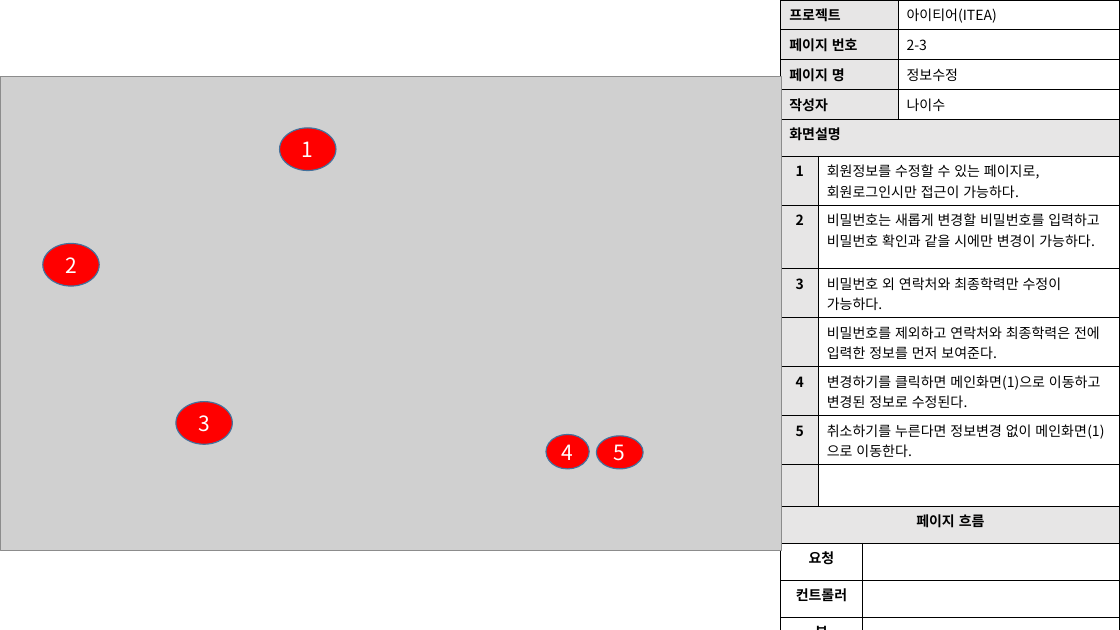
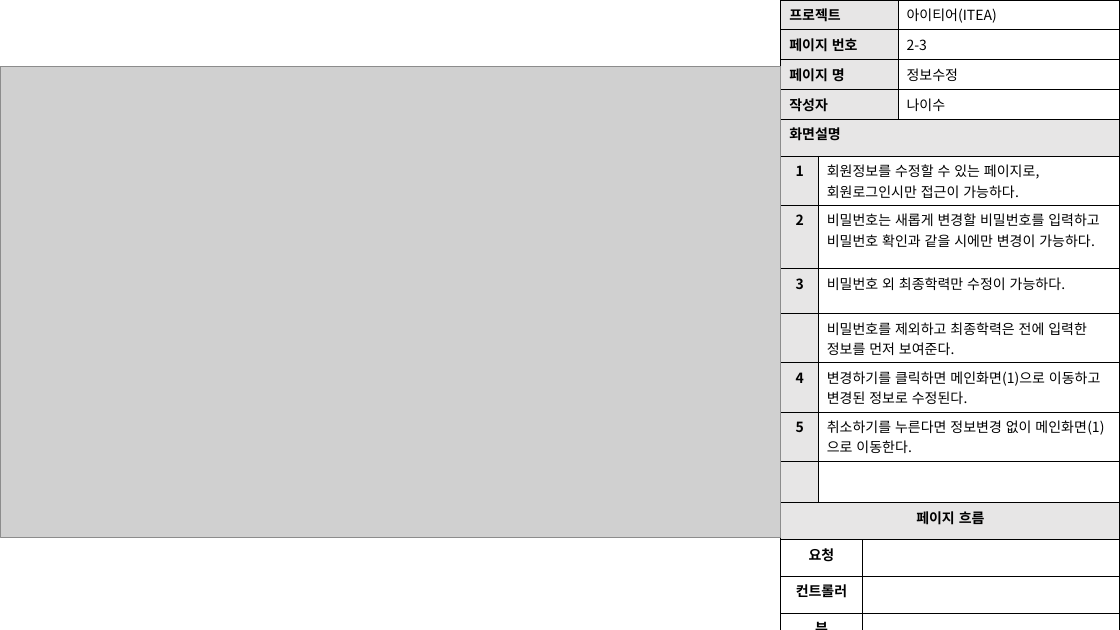
Before and after one commit to skwls2087/itea, a slide deck: slide 6 of 추가자료/스토리보드/아이티어_스토리보드_나이수.pptx. Drawn at 1120x630 pixels with LibreOffice and Linux fonts; fonts in the diff are those of the drawing; grey boxes stand for pictures. Boxes give left, top, right and bottom in pixels: in the first picture for what was removed or moved away, otherwise in the second. Text is boxed around its words. In the diff, an @@ line names an element or a change of style, - is before the commit and + after.

```diff
--- a/추가자료/스토리보드/아이티어_스토리보드_나이수.pptx
+++ b/추가자료/스토리보드/아이티어_스토리보드_나이수.pptx
@@ picture: place and size @@
-picture at <box>0,76,781,551</box>
+picture at <box>0,66,781,537</box>
@@ table at <box>781,119,1120,630</box> @@
-row 4, column 2: 비밀번호 외 연락처와 최종학력만 수정이 가능하다.
+row 4, column 2: 비밀번호 외 최종학력만 수정이 가능하다.
-row 5, column 2: 비밀번호를 제외하고 연락처와 최종학력은 전에 입력한 정보를 먼저 보여준다.
+row 5, column 2: 비밀번호를 제외하고 최종학력은 전에 입력한 정보를 먼저 보여준다.
@@ ellipse removed at <box>280,128,336,171</box> @@
-1
@@ ellipse removed at <box>43,244,99,287</box> @@
-2
@@ ellipse removed at <box>176,402,232,444</box> @@
-3
@@ ellipse removed at <box>546,434,589,469</box> @@
-4
@@ ellipse removed at <box>597,436,644,469</box> @@
-5
```
Also in this commit, not shown: 10 other files.
